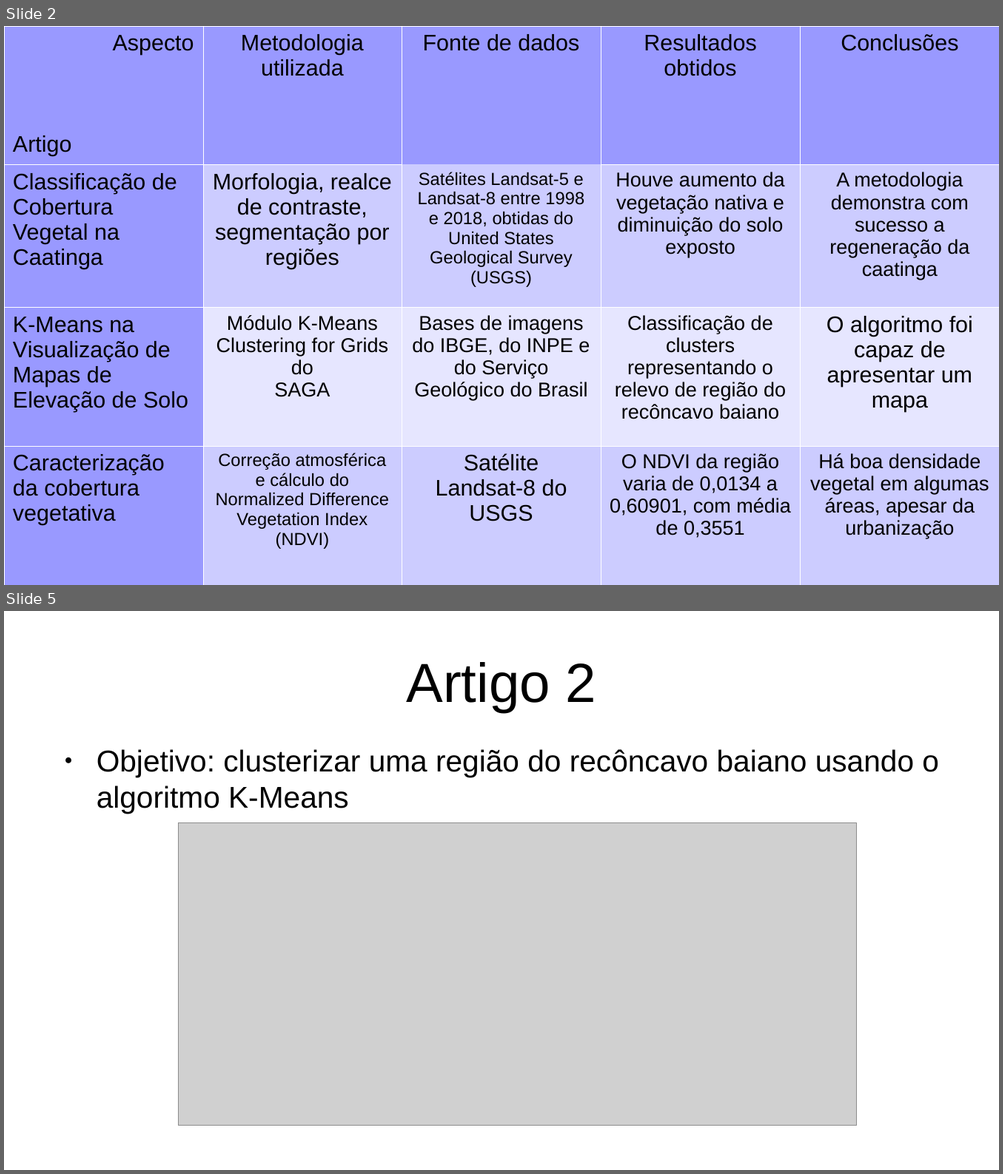
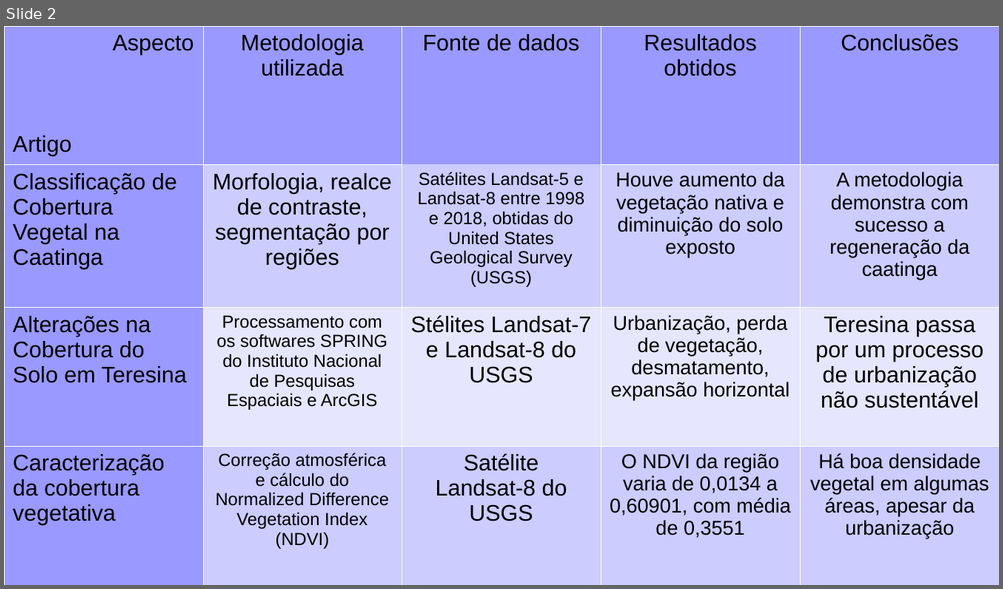
Before and after one commit to joao-martinho/disciplina_PI_2025-1, a slide deck: Trabalho final/seminario.odp. Shown one above the other, each under a label of ours: slides 2 and 5 before the commit, slide 2 after it; the slides between them are not shown. The pictures are 1003x1174 and 1003x589 pixels, drawn with LibreOffice and Linux fonts; fonts in the diff are those of the drawing; grey boxes stand for pictures. Boxes give left, top, right and bottom in pixels: in the first picture for what was removed or moved away, otherwise in the second. Text is boxed around its words. In the diff, an @@ line names an element or a change of style, - is before the commit and + after.

```diff
--- a/Trabalho final/seminario.odp
+++ b/Trabalho final/seminario.odp
@@ slide 5 removed at [4, 611, 999, 1170], background #FFFFFF @@
@@ title removed at [406, 662, 595, 712] @@
-Artigo 2
@@ text removed at [96, 749, 939, 813] @@
-● Objetivo: clusterizar uma região do recôncavo baiano usando o algoritmo K-Means
@@ picture removed at [178, 823, 857, 1126] @@
@@ slide 2 changed as well @@
@@ table at [4, 26, 999, 585] @@
-row 3: K-Means na Visualização de Mapas de Elevação de Solo | Módulo K-Means Clustering for Grids do / SAGA | Bases de imagens do IBGE, do INPE e do Serviço Geológico do Brasil | Classificação de clusters representando o relevo de região do recôncavo baiano | O algoritmo foi capaz de apresentar um mapa
+row 3: Alterações na Cobertura do Solo em Teresina | Processamento com os softwares SPRING do Instituto Nacional de Pesquisas Espaciais e ArcGIS | Stélites Landsat-7 e Landsat-8 do USGS | Urbanização, perda de vegetação, desmatamento, expansão horizontal | Teresina passa por um processo de urbanização não sustentável
```
Also in this commit, not shown: 1 other slide changed, 7 slides added, 3 other slides removed, 7 other files.
